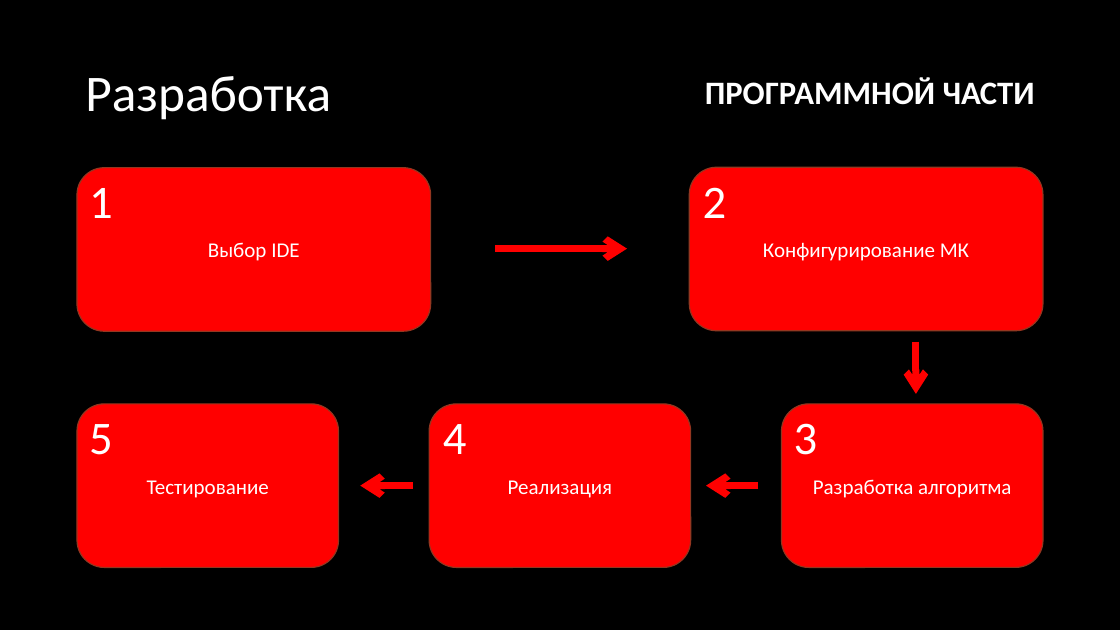
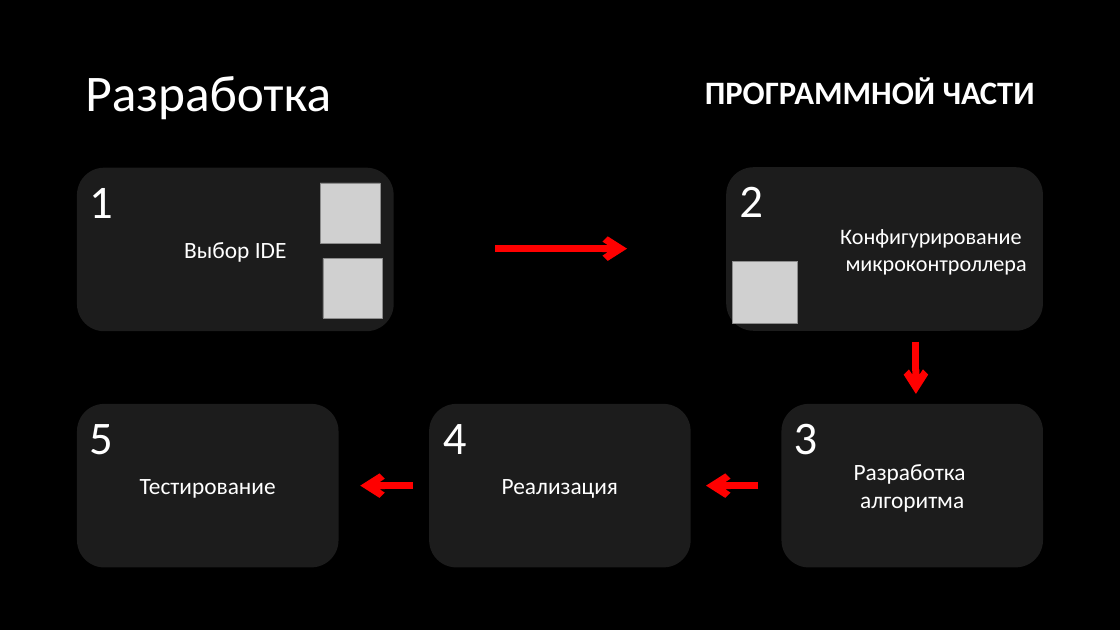
Before and after one commit to maxim5858mru/graduate-work-college-tiu, a slide deck: slide 5 of Text/Дипломная работа/Презентация.pptx. Drawn at 1120x630 pixels with LibreOffice and Linux fonts; fonts in the diff are those of the drawing; grey boxes stand for pictures. Boxes give left, top, right and bottom in pixels: in the first picture for what was removed or moved away, otherwise in the second. Text is boxed around its words. In the diff, an @@ line names an element or a change of style, - is before the commit and + after.

```diff
--- a/Text/Дипломная работа/Презентация.pptx
+++ b/Text/Дипломная работа/Презентация.pptx
@@ size 18 to 20 pt; fill #FF0000 to #1C1C1C; outline #953621 1 pt to none in 3 elements at (x1=77, y1=404, x2=339, y2=568), (x1=429, y1=404, x2=691, y2=568), (x1=77, y1=168, x2=394, y2=332) @@
@@ rounded rectangle "Выбор IDE" resized from (x1=77, y1=168, x2=431, y2=332) to (x1=77, y1=168, x2=394, y2=332) @@
@@ rounded rectangle "Конфигурирование" at (x1=727, y1=167, x2=1044, y2=331): fill #FF0000 to #1C1C1C; outline #953621 1 pt to none @@
@@ rounded rectangle "Конфигурирование" resized from (x1=690, y1=167, x2=1044, y2=331) to (x1=727, y1=167, x2=1044, y2=331) @@
@@ text "2" moved from (x1=703, y1=187, x2=727, y2=218) to (x1=739, y1=186, x2=763, y2=217) @@
@@ picture added at (x1=320, y1=183, x2=381, y2=244) @@
@@ text in rounded rectangle at (x1=840, y1=229, x2=1027, y2=275): text changed; size 18 to 19 pt @@
-Конфигурирование МК
+Конфигурирование
+микроконтроллера
@@ picture added at (x1=323, y1=259, x2=382, y2=318) @@
@@ picture added at (x1=733, y1=261, x2=798, y2=323) @@
@@ rounded rectangle "Разработка" at (x1=781, y1=404, x2=1043, y2=568): fill #FF0000 to #1C1C1C; outline #953621 1 pt to none @@
@@ text in rounded rectangle at (x1=854, y1=464, x2=966, y2=512): text changed; size 18 to 20 pt @@
-Разработка алгоритма
+Разработка
+алгоритма
```
Also in this commit, not shown: 6 other slides changed, 1 slide added, 2 other files.
